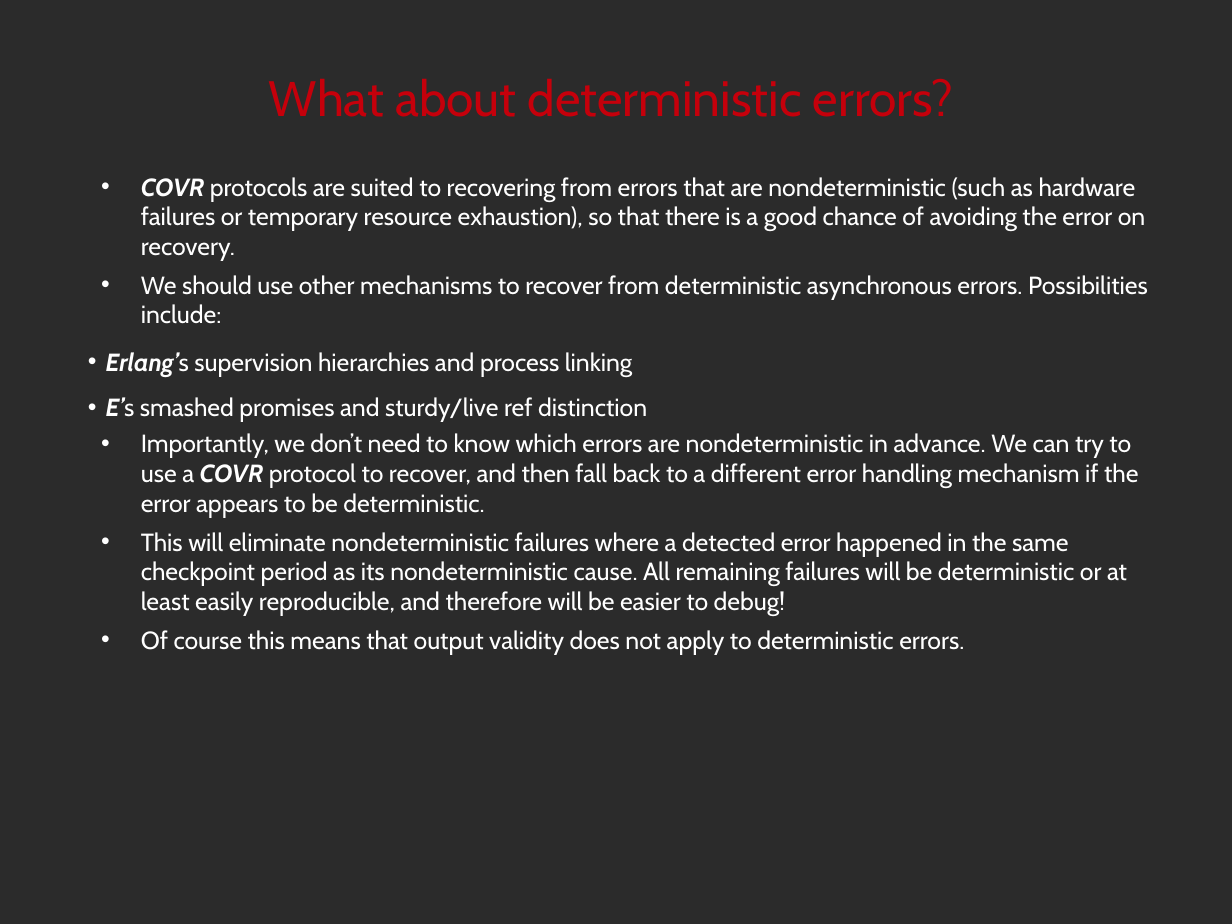
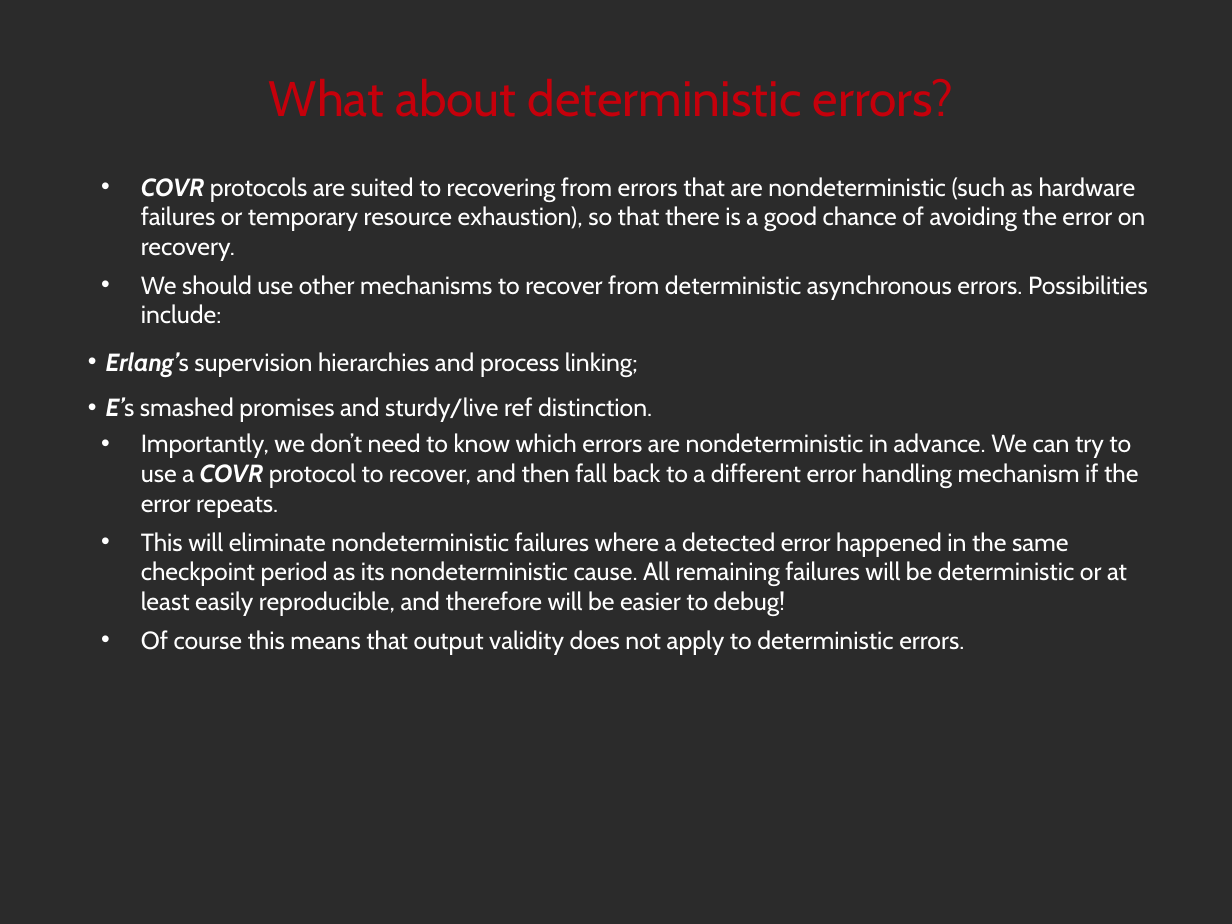
Before and after one commit to noether-lang/noether, a slide deck: slide 35 of doc/presentations/StrangeLoop2014/handling.odp (slide 34 before the commit). Drawn at 1232x924 pixels with LibreOffice and Linux fonts; fonts in the diff are those of the drawing; background and template pictures are left out; a plain dark background stands for a picture behind light text. Boxes give left, top, right and bottom in pixels: in the first picture for what was removed or moved away, otherwise in the second. Text is boxed around its words. In the diff, an @@ line names an element or a change of style, - is before the commit and + after.

Commit message:
Update error handling talk slides (minor corrections, and an important correction to the discussion of concurrent GC optimizations).

```diff
--- a/doc/presentations/StrangeLoop2014/handling.odp
+++ b/doc/presentations/StrangeLoop2014/handling.odp
@@ text at (106, 352, 1138, 518): text changed @@
-  • Erlang’s supervision hierarchies and process linking
-  • E’s smashed promises and sturdy/live ref distinction
-• Importantly, we don’t need to know which errors are nondeterministic in advance. We can try to use a COVR protocol to recover, and then fall back to a different error handling mechanism if the error appears to be deterministic.
+  • Erlang’s supervision hierarchies and process linking;
+  • E’s smashed promises and sturdy/live ref distinction.
+• Importantly, we don’t need to know which errors are nondeterministic in advance. We can try to use a COVR protocol to recover, and then fall back to a different error handling mechanism if the error repeats.
```
Also in this commit, not shown: 21 other slides changed, 1 slide added, 2 other files.
